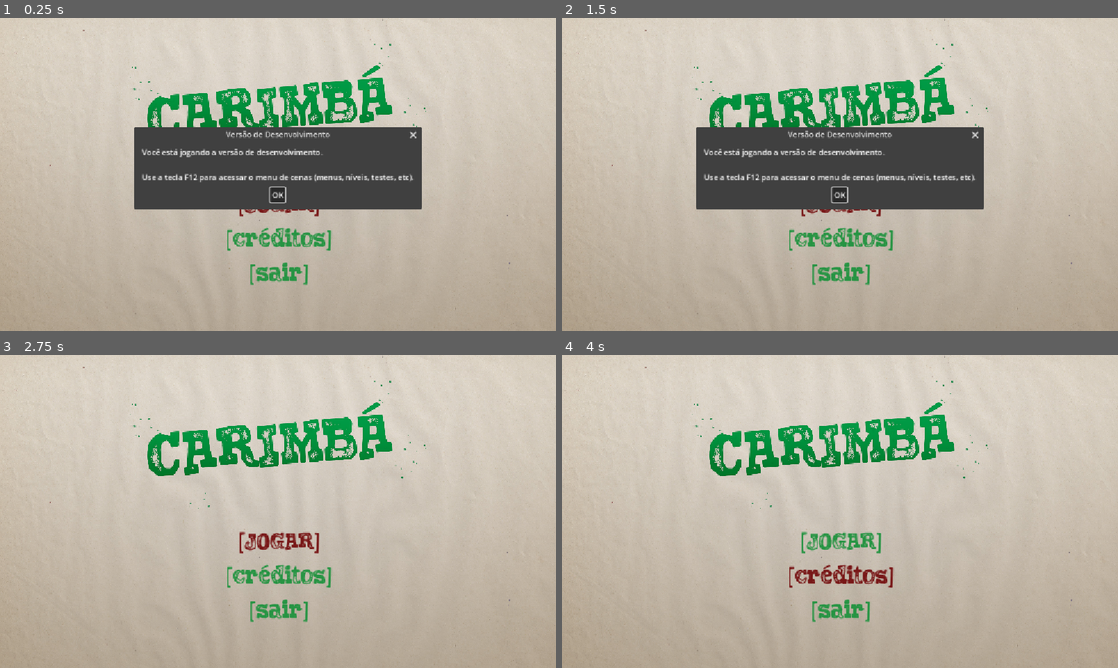
Above: before the commit, frames 1-4 (two rows, left to right).
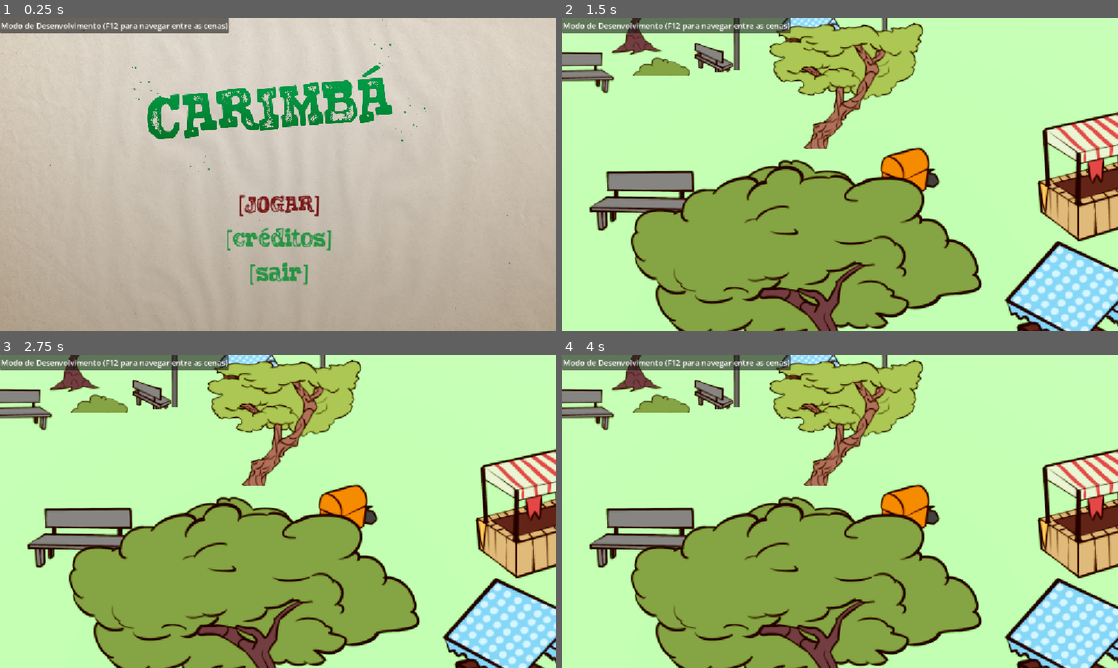
Above: after the commit, the same moments.

Repository: sam-cavalheiro/felpojam-2026
Game: Godot game, scene res://Nodes/Scenes/title_menu_scene.tscn
The game is run twice, just before and just after one commit, with the same random seed, the same clock (stepped at 60 frames per second) and the same inputs.
Inputs (mouse positions are in pixels of both pictures, inside the frame that each line leads up to):
- Up to frame 1 (0.25 s): no input
- Up to frame 2 (1.5 s): click "[JOGAR]" at 0.5 s; click (840, 202) at 1.25 s, where only the run before the commit has a clickable "[JOGAR]"
- Up to frame 3 (2.75 s): click (278, 533) at 2 s, where only the run before the commit has a clickable "OK"
- Up to frame 4 (4 s): click (840, 574) at 2.75 s, where only the run before the commit has a clickable "[créditos]"; click (851, 630) at 3.5 s, where only the run before the commit has a clickable "[voltar]"

The runs differ from the first frame. In frame 1, 15% of the frame differs, in the area x 0-76%, y 0-62%; in frame 2, 100%; in frame 3, 100%, in the area x 0-100%, y 0-100%; in frame 4, 100%.

Commit message:
Torna mensagem de debug mode menos invasiva
Antes a tela de desenvolvimento era um popup de confirmação
explicando que está em modo de desenvolvimento, agora é só uma
mensagem discreta no topo da tela que fica por 10 segundos e faz um
fadeout por 10 segundos.

Diff:
--- a/Nodes/cheat_handler.tscn
+++ b/Nodes/cheat_handler.tscn
@@ -1,20 +1,43 @@
 [gd_scene format=3 uid="uid://c6eav8jdgtj1n"]
 
 [ext_resource type="Script" uid="uid://ceiwh4uey4v1a" path="res://Scripts/cheat_handler.gd" id="1_l18yq"]
+[ext_resource type="Script" uid="uid://bg2mf086l6h78" path="res://Scripts/UI/cheat_handler_hud.gd" id="2_1pv41"]
 
-[node name="CheatHandler" type="Node" unique_id=1388704505]
+[node name="CheatHandler" type="Control" unique_id=1045752888]
+z_index = 4096
+z_as_relative = false
+layout_mode = 3
+anchors_preset = 15
+anchor_right = 1.0
+anchor_bottom = 1.0
+grow_horizontal = 2
+grow_vertical = 2
 script = ExtResource("1_l18yq")
 
 [node name="PopupMenu" type="PopupMenu" parent="." unique_id=348050961]
 oversampling_override = 1.0
 
-[node name="AcceptDialog" type="AcceptDialog" parent="." unique_id=832739734]
-oversampling_override = 1.0
-title = "Versão de Desenvolvimento"
-position = Vector2i(0, 36)
-size = Vector2i(580, 132)
-dialog_text = "Você está jogando a versão de desenvolvimento.
+[node name="CheatHandlerHUD" type="Panel" parent="." unique_id=116238599]
+layout_mode = 0
+offset_right = 475.0
+offset_bottom = 31.0
+script = ExtResource("2_1pv41")
 
-Use a tecla F12 para acessar o menu de cenas (menus, níveis, testes, etc)."
+[node name="Label" type="Label" parent="CheatHandlerHUD" unique_id=1937113861]
+layout_mode = 1
+anchors_preset = 15
+anchor_right = 1.0
+anchor_bottom = 1.0
+grow_horizontal = 2
+grow_vertical = 2
+text = "Modo de Desenvolvimento (F12 para navegar entre as cenas)"
+horizontal_alignment = 1
+vertical_alignment = 1
+
+[node name="Wait_Timer" type="Timer" parent="CheatHandlerHUD" unique_id=148683357]
+wait_time = 10.0
+one_shot = true
+autostart = true
 
 [connection signal="id_pressed" from="PopupMenu" to="." method="_on_popup_menu_id_pressed"]
+[connection signal="timeout" from="CheatHandlerHUD/Wait_Timer" to="CheatHandlerHUD" method="_on_wait_timer_timeout"]
--- /dev/null
+++ b/Scripts/UI/cheat_handler_hud.gd
@@ -0,0 +1,21 @@
+extends Panel
+
+const FADEOUT_DURATION: float = 10.0
+
+@onready var fade_count = FADEOUT_DURATION
+
+var is_fading: bool
+
+
+func _process(delta: float) -> void:
+	if !is_fading:
+		return
+
+	fade_count -= delta
+	modulate.a = fade_count / FADEOUT_DURATION
+	if fade_count <= 0:
+		queue_free()
+
+
+func _on_wait_timer_timeout() -> void:
+	is_fading = true
--- a/Scripts/cheat_handler.gd
+++ b/Scripts/cheat_handler.gd
@@ -7,8 +7,6 @@
 	if !OS.is_debug_build():
 		queue_free()
 		return
-
-	$AcceptDialog.popup_centered()
 
 	for dir_file in ResourceLoader.list_directory(SCENES_PATH):
 		if dir_file.ends_with(".tscn"):
Not shown, added: Scripts/UI/cheat_handler_hud.gd.uid
